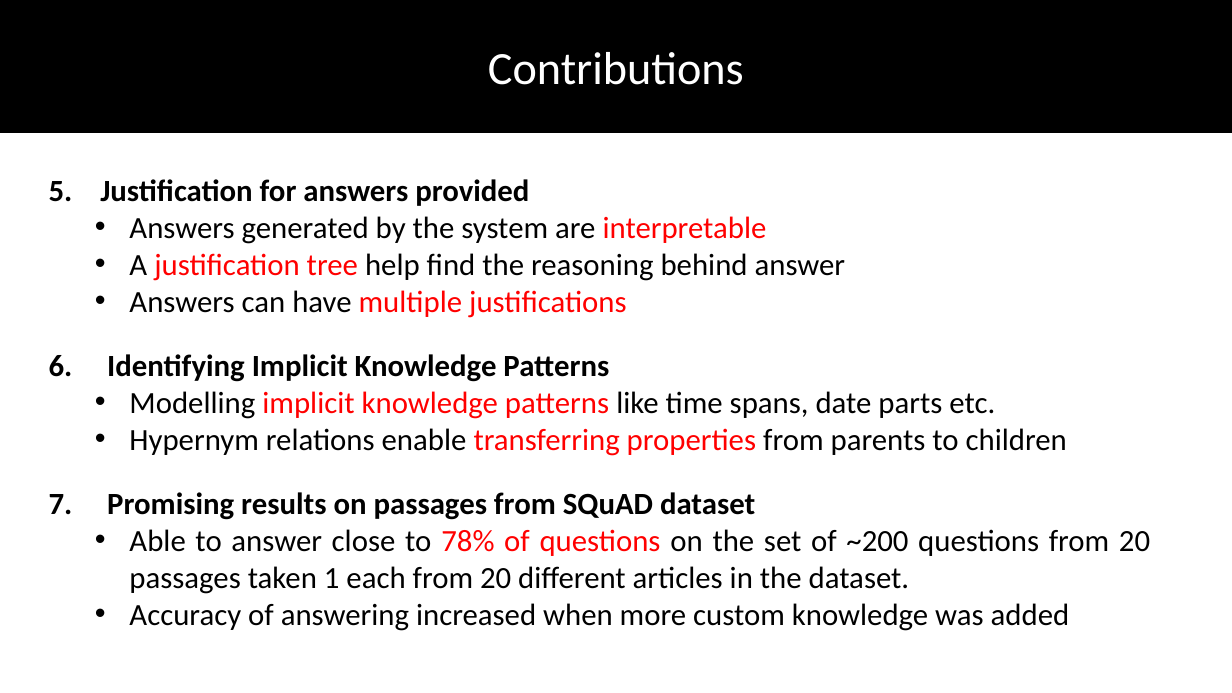
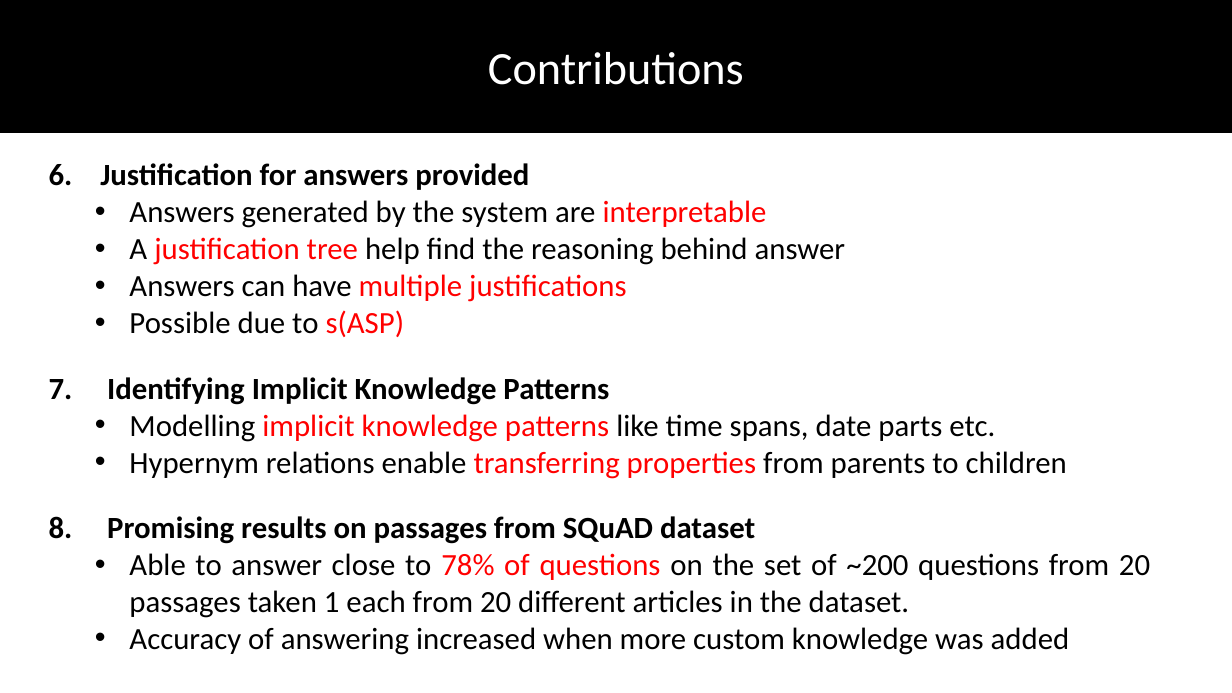
Before and after one commit to DhruvaPendharkar/thesis-project, a slide deck: slide 102 of Notes/ThesisPresentation.pptx (slide 100 before the commit). Drawn at 1232x693 pixels with LibreOffice and Linux fonts; fonts in the diff are those of the drawing. Boxes give left, top, right and bottom in pixels: in the first picture for what was removed or moved away, otherwise in the second. Text is boxed around its words. In the diff, an @@ line names an element or a change of style, - is before the commit and + after.

```diff
--- a/Notes/ThesisPresentation.pptx
+++ b/Notes/ThesisPresentation.pptx
@@ text "6. Justification for answers provided": place and size @@
-text "6. Justification for answers provided" at (49,179,846,318)
+text "6. Justification for answers provided" at (49,163,846,337)
@@ text at (49,163,529,190): text changed @@
-5. Justification for answers provided
+6. Justification for answers provided
@@ text at (129,310,405,337): paragraph added @@
+  • Possible due to s(ASP)
@@ text "7. Identifying Implicit Knowledge Patterns": place and size @@
-text "7. Identifying Implicit Knowledge Patterns" at (49,354,1067,456)
+text "7. Identifying Implicit Knowledge Patterns" at (49,377,1067,479)
@@ text at (49,377,609,405): text changed @@
-6. Identifying Implicit Knowledge Patterns
+7. Identifying Implicit Knowledge Patterns
@@ text "8. Promising results on passages ...": place and size @@
-text "8. Promising results on passages ..." at (49,492,1150,631)
+text "8. Promising results on passages ..." at (49,516,1150,655)
@@ text at (49,516,755,544): text changed @@
-7. Promising results on passages from SQuAD dataset
+8. Promising results on passages from SQuAD dataset
```
Also in this commit, not shown: 11 other slides changed, 2 slides added.
